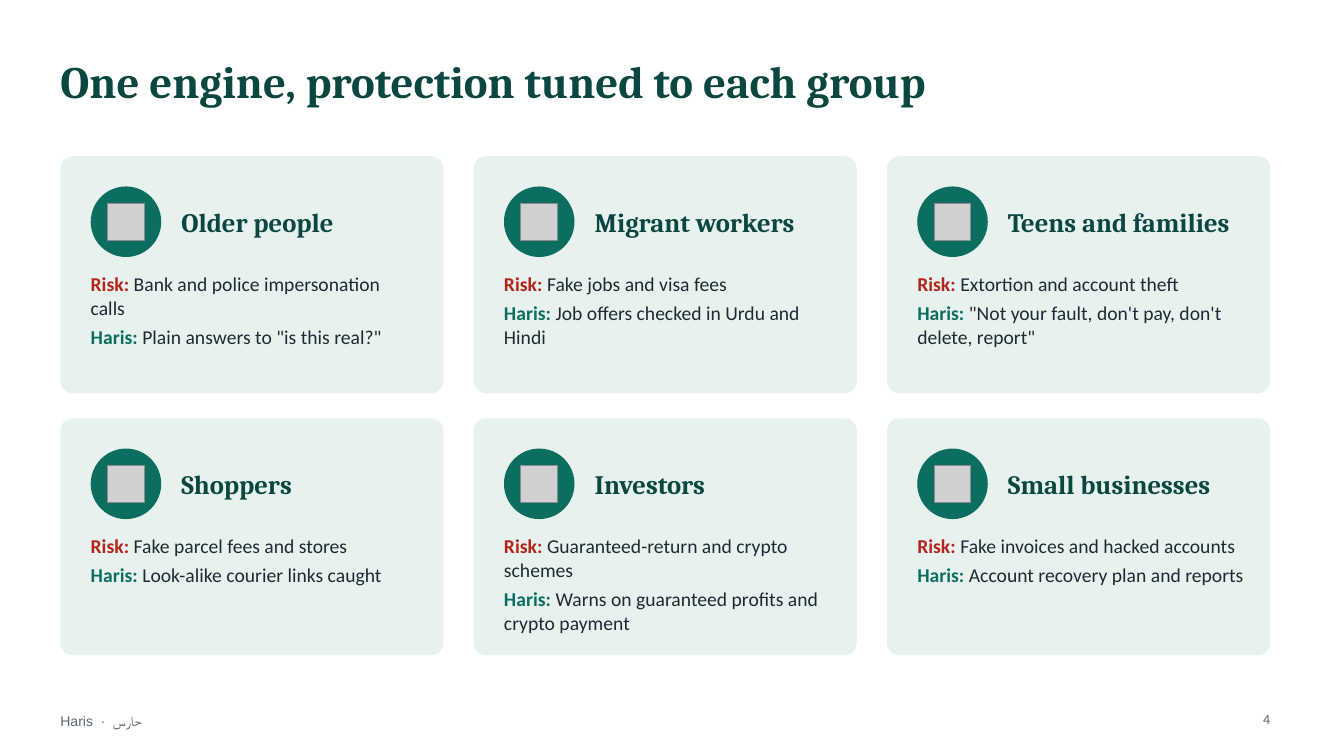
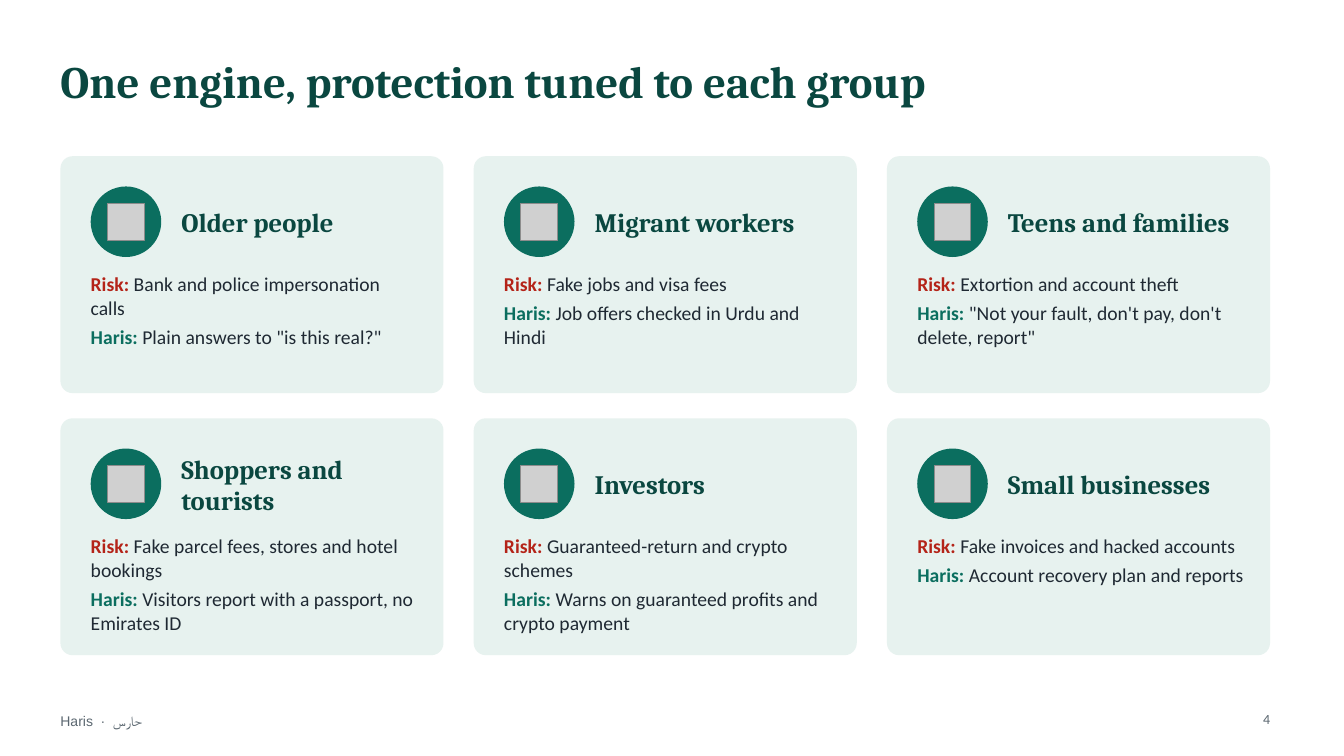
Before and after one commit to mohamedtorky2022/Haris, a slide deck: slide 4 of docs/Haris-presentation.pptx. Drawn at 1344x756 pixels with LibreOffice and Linux fonts; fonts in the diff are those of the drawing; grey boxes stand for pictures. Boxes give left, top, right and bottom in pixels: in the first picture for what was removed or moved away, otherwise in the second. Text is boxed around its words. In the diff, an @@ line names an element or a change of style, - is before the commit and + after.

```diff
--- a/docs/Haris-presentation.pptx
+++ b/docs/Haris-presentation.pptx
@@ text at (181,460,343,511): text changed @@
-Shoppers
+Shoppers and tourists
@@ text at (91,539,413,630): text changed @@
-Risk: Fake parcel fees and stores
-Haris: Look-alike courier links caught
+Risk: Fake parcel fees, stores and hotel bookings
+Haris: Visitors report with a passport, no Emirates ID
```
Also in this commit, not shown: 5 other slides changed, 1 other file.
